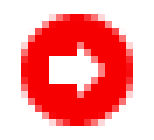
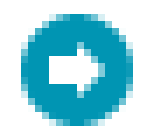
Two versions of the same layered image (w=154, h=140). Layer-by-layer changes:
painted on "Shape 1" over [21, 14, 133, 126]
